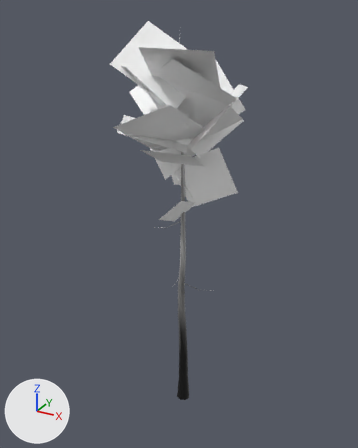
Before and after pictures for a commit that changed the glTF model meshes/nature/trees/tall_pine_model_2.glb.
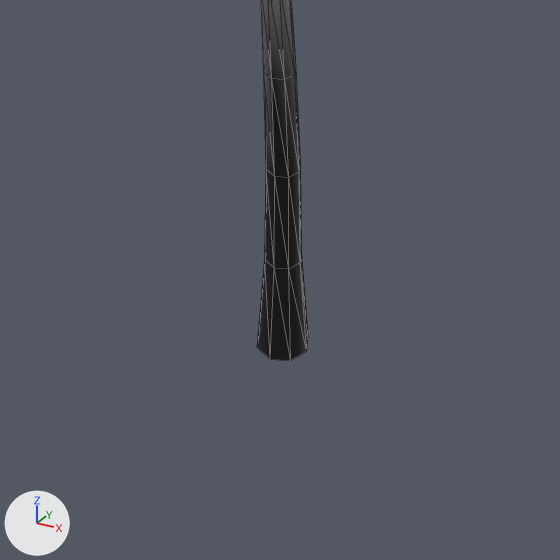
The first picture shows the older version from a 50 mm lens placed at (17.63, -32.92, 34.46), pointed at (-1.08, 1.1, 17.45). The close-ups show both versions on the part from 32% to 70% of the width and 70% to 100% of the height of that picture. The axes (+X, +Y, +Z) are drawn at lower left. The lights are the same throughout. The close-ups show mesh edges as thin lines. Where no turn or scale is listed for an object, it has been applied to the vertices. Vertices at the same position are counted once.

Objects in the first close-up: 'tree.001'.
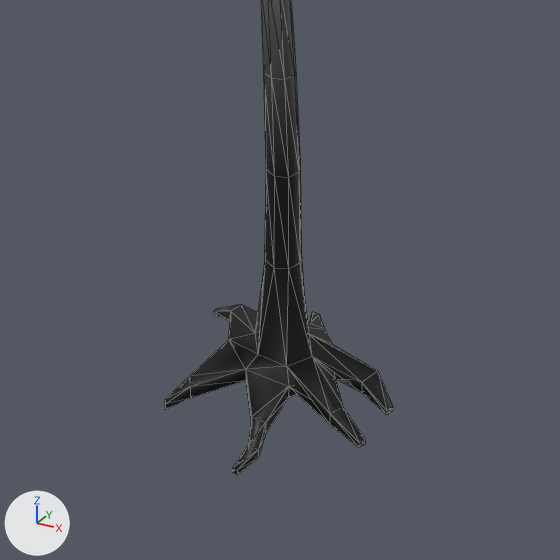
The newer file is also turned or shifted as a whole; pictures and numbers use the older file's frame.

Where the change shows, as pixel boxes (x1, y1, x2, y2) in the close-ups (560 x 560 px):
'tree.001', reshaped
    before: (257, 0, 308, 361)
    after: (165, 0, 393, 474)
part 1 of me_tree_001, built on
    before: (257, 262, 308, 361)
    after: (165, 262, 393, 474)
part 2 of me_tree_001, recoloured
    both: (263, 0, 299, 151)

Patch to the scene script:
```diff
--- a/meshes/nature/trees/tall_pine_model_2.glb.py
+++ b/meshes/nature/trees/tall_pine_model_2.glb.py
@@ me_tree_001 @@
 # used by ob_tree_001; location = (0.0, 0.0, 0.0)
-me_tree_001.from_pydata(...)  # 257 vertices, 408 faces; spans x -3.9..3.0, y -2.4..3.3, z 0.0..33.3
+me_tree_001.from_pydata(...)  # 319 vertices, 538 faces; spans x -3.9..3.0, y -2.6..3.3, z -1.8..33.3
+# me_tree_001 part 1
+# 8 vertices are removed from x -0.6..0.6, y -0.6..0.6, z 0.0
+# 16 faces are deleted
+# 62 vertices are added at x -2.6..2.5, y -2.6..2.9, z -1.8..0.0
+# 8 new vertices lie (0.0, 0.0, 0.4) away from vertices in x -1.7..0.6, y -1.6..1.9, z -1.5..-0.7
+# 146 new faces join them
+# me_tree_001 part 2: 240 kept faces spanning x -3.2..2.2, y -2.3..3.3, z 5.0..27.6 get new vertex colours
 me_tree_001.materials.append(mat_defaultmaterial)
```
